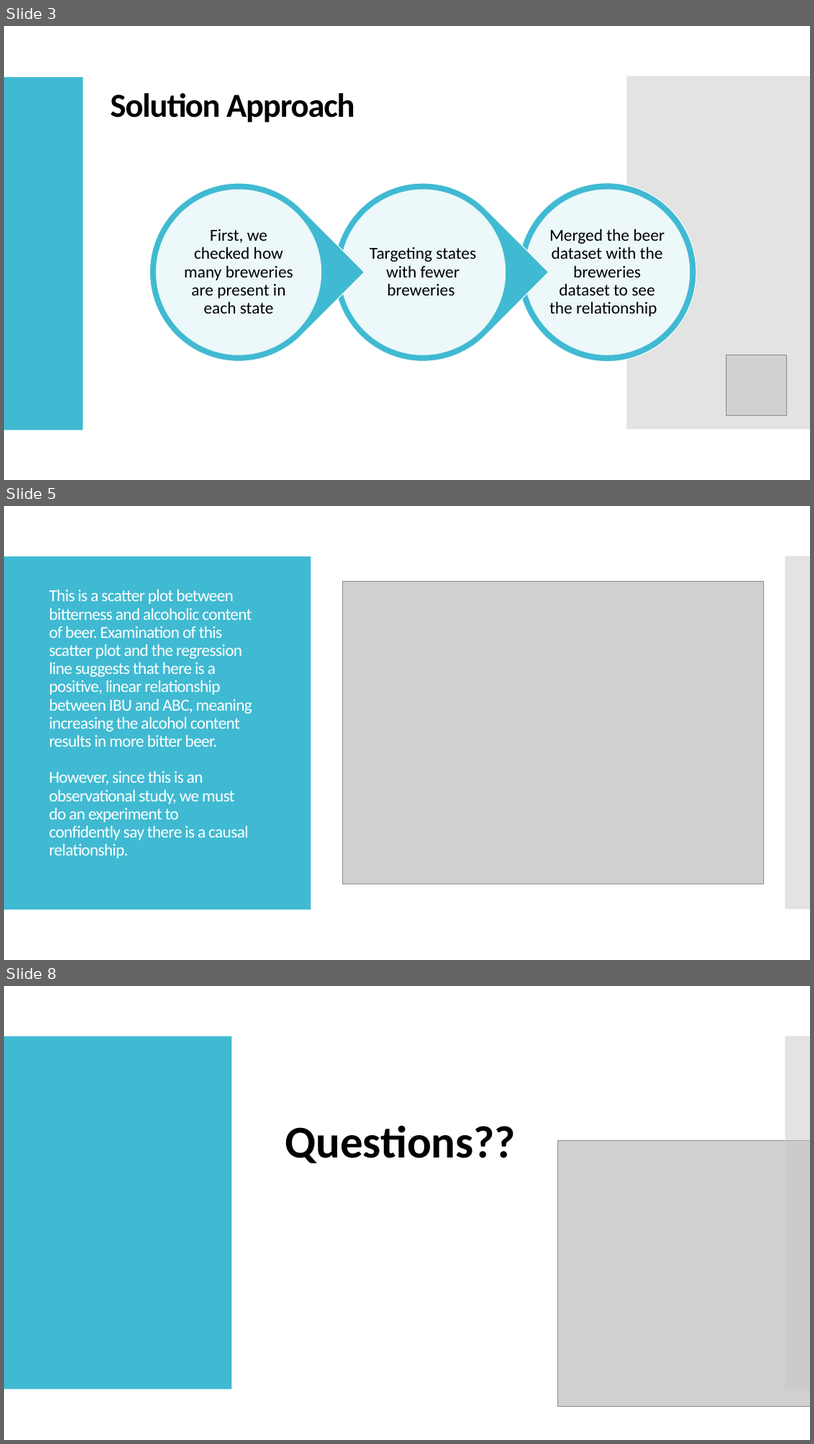
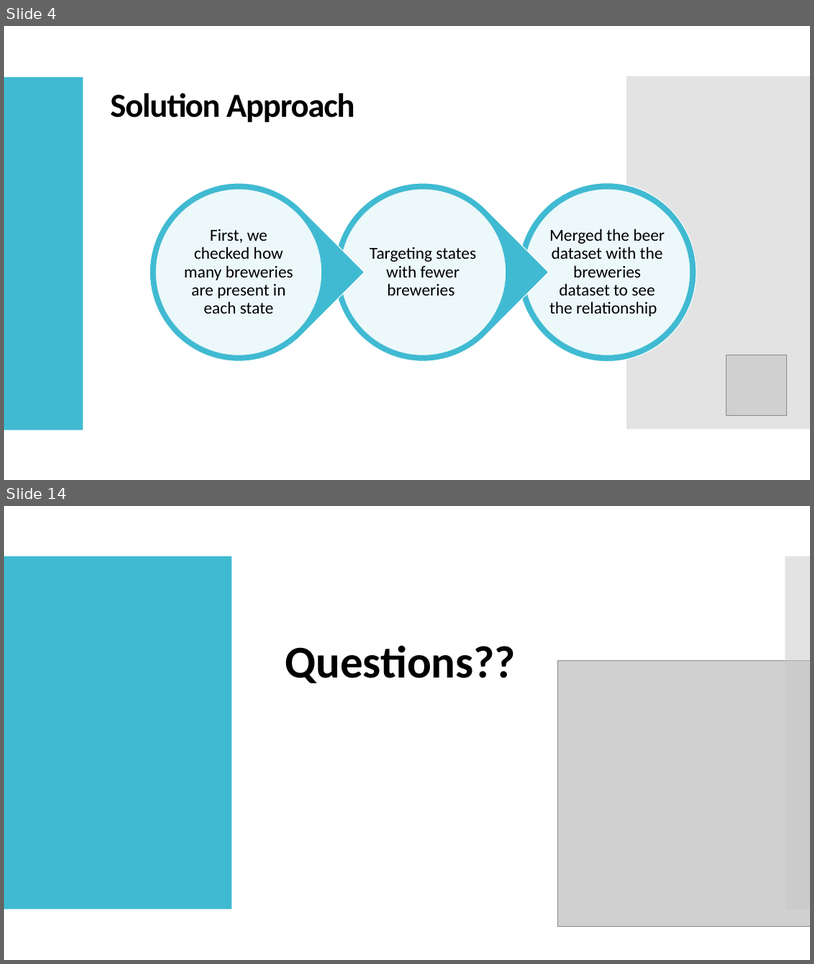
Before and after one commit to sfogelm/SMUDataScienceCapstone1, a slide deck: CaseStudy.pptx. Shown one above the other, each under a label of ours: slides 3, 5 and 8 before the commit, slides 4 and 14 after it; the slides between them are not shown. The pictures are 814x1444 and 814x964 pixels, drawn with LibreOffice and Linux fonts; fonts in the diff are those of the drawing; grey boxes stand for pictures. Boxes give left, top, right and bottom in pixels: in the first picture for what was removed or moved away, otherwise in the second. Text is boxed around its words. In the diff, an @@ line names an element or a change of style, - is before the commit and + after.

```diff
--- a/CaseStudy.pptx
+++ b/CaseStudy.pptx
@@ slide 5 removed at box(4, 506, 810, 960), background #FFFFFF; not listed: 2 template elements that a slide beside it also shows @@
@@ rectangle removed at box(4, 506, 810, 960) @@
@@ rectangle removed at box(4, 556, 609, 909) @@
@@ rectangle removed at box(4, 556, 311, 909) @@
@@ rectangle removed at box(617, 556, 810, 909) @@
@@ rectangle removed at box(786, 556, 810, 909) @@
@@ title removed at box(49, 590, 252, 858) @@
-This is a scatter plot between bitterness and alcoholic content of beer. Examination of this scatter plot and the regression line suggests that here is a positive, linear relationship between IBU and ABC, meaning increasing the alcohol content results in more bitter beer.
-However, since this is an observational study, we must do an experiment to confidently say there is a causal relationship.
@@ picture removed at box(343, 582, 764, 884) @@
@@ what was slide 3 is now slide 4 @@
@@ what was slide 8 is now slide 14 @@
```
Also in this commit, not shown: 2 slides changed, 8 slides added, 1 other slide removed.
